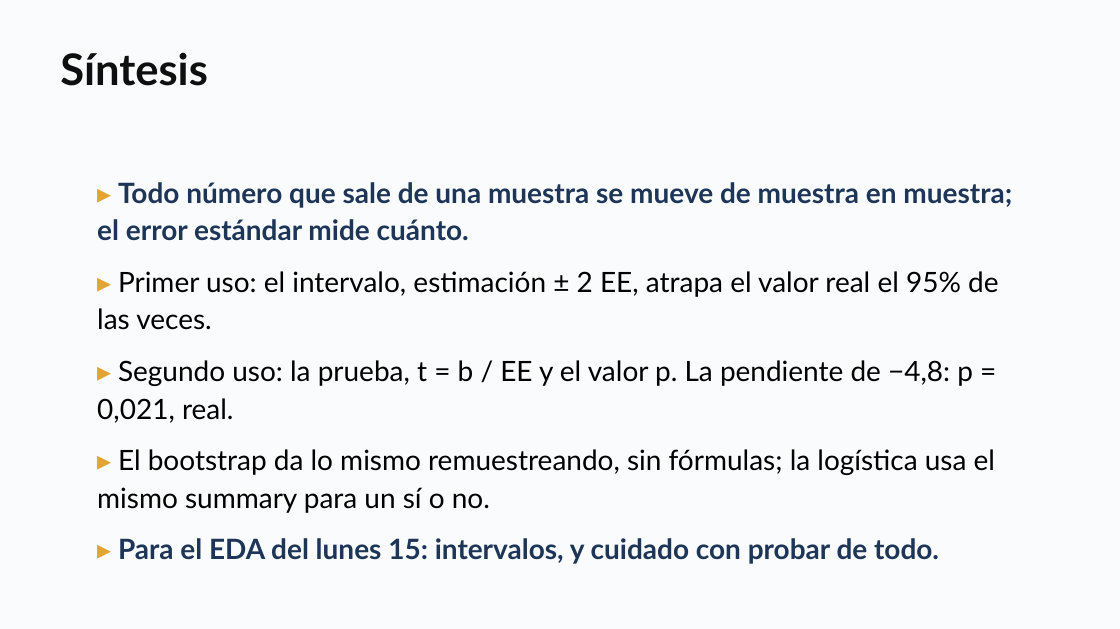
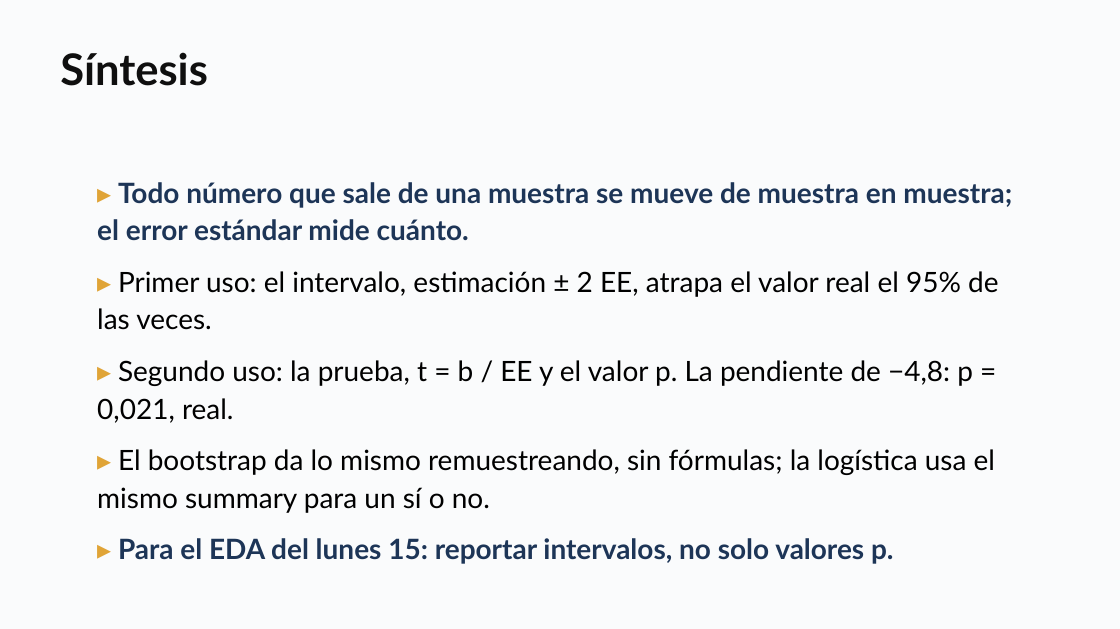
Before and after one commit to daniopitz/diplomado-cdd, a slide deck: slide 53 of presentaciones/clase05_probabilidad_inferencia.pptx (slide 55 before the commit). Drawn at 1120x629 pixels with LibreOffice and Linux fonts; fonts in the diff are those of the drawing. Boxes give left, top, right and bottom in pixels: in the first picture for what was removed or moved away, otherwise in the second. Text is boxed around its words. In the diff, an @@ line names an element or a change of style, - is before the commit and + after.

```diff
--- a/presentaciones/clase05_probabilidad_inferencia.pptx
+++ b/presentaciones/clase05_probabilidad_inferencia.pptx
@@ text at [118,538,894,564]: text changed @@
-▸ Para el EDA del lunes 15: intervalos, y cuidado con probar de todo.
+▸ Para el EDA del lunes 15: reportar intervalos, no solo valores p.
```
Also in this commit, not shown: 3 other slides changed, 1 slide added, 3 slides removed, 3 other files.
